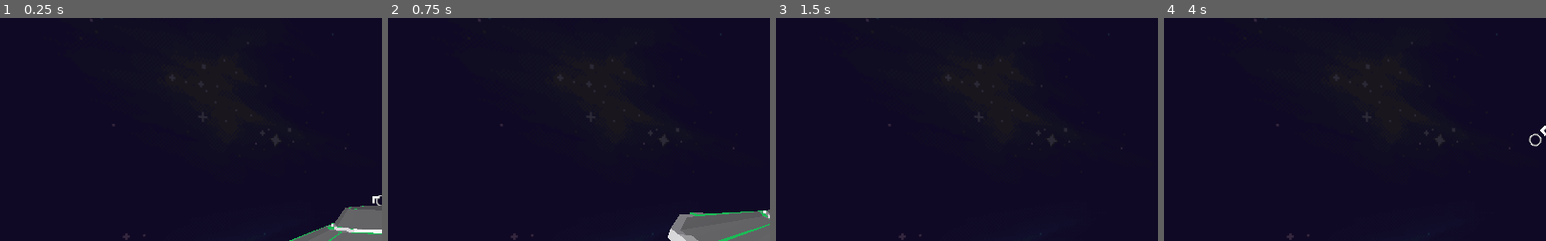
Above: before the commit, frames 1-4 (left to right).
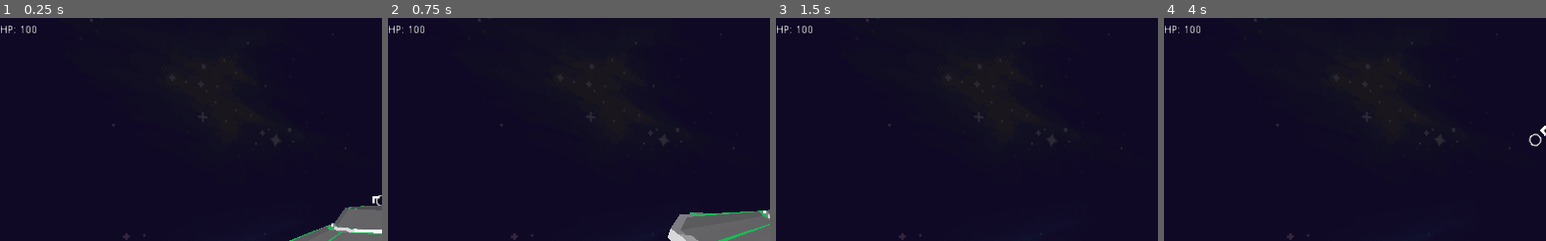
Above: after the commit, the same moments.

Repository: peterdawsonsw/SpaceShooter32bit
Game: Godot game, scene res://Main.tscn
Same seed, same stepped clock (60 frames per second), same inputs: the game is played once before the commit and once after it.
Inputs:
- Up to frame 1 (0.25 s): no input
- Up to frame 2 (0.75 s): tap Enter (ui_accept) at 0.5 s; hold Right (ui_right) from 0.53 s (still down)
- Up to frame 3 (1.5 s): tap Enter (ui_accept) at 0.77 s; release Right (ui_right) at 1.28 s; hold Down (ui_down) from 1.28 s (still down)
- Up to frame 4 (4 s): tap Enter (ui_accept) at 1.52, 3.02, 3.77 s; release Down (ui_down) at 2.03 s; hold Right (ui_right) 2.03-2.78 s; hold Up (ui_up) 2.78-3.53 s; hold Left (ui_left) from 3.53 s (still down)
The pictures show only the part of the screen within x 0-50%, y 12-62%; the shares and areas given below are measured in that part.

The runs differ from the first frame. In frame 1, 0.1% of the frame differs, in the area x 0-10%, y 3-7%; in frame 2, 0.1%; in frame 3, 0.1%; in frame 4, 0.1%.

Commit message:
Added a Health Widget

Diff:
--- a/Main.tscn
+++ b/Main.tscn
@@ -1,10 +1,11 @@
-[gd_scene load_steps=8 format=2]
+[gd_scene load_steps=9 format=2]
 
 [ext_resource path="res://Player/ufo.tscn" type="PackedScene" id=1]
 [ext_resource path="res://RichTextLabel.gd" type="Script" id=2]
 [ext_resource path="res://Blender Imports/3D Space Shooter Assets/environment.png" type="Texture" id=3]
 [ext_resource path="res://NPC/Spawner.gd" type="Script" id=4]
 [ext_resource path="res://Main.gd" type="Script" id=5]
+[ext_resource path="res://Health.gd" type="Script" id=6]
 
 [sub_resource type="PanoramaSky" id=1]
 panorama = ExtResource( 3 )
@@ -33,10 +34,16 @@
 [node name="ufo" parent="." instance=ExtResource( 1 )]
 transform = Transform( 5, 0, 0, 0, 5, 0, 0, 0, 5, 0, 0, 0 )
 
-[node name="RichTextLabel" type="RichTextLabel" parent="."]
+[node name="Score" type="RichTextLabel" parent="."]
 margin_right = 267.0
 margin_bottom = 76.0
 script = ExtResource( 2 )
+
+[node name="Health" type="RichTextLabel" parent="."]
+margin_top = 80.0
+margin_right = 267.0
+margin_bottom = 156.0
+script = ExtResource( 6 )
 
 [node name="Camera" type="Camera" parent="."]
 transform = Transform( 1, 0, 0, 0, 1, 0, 0, 0, 1, 0, 3.31536, 12.0192 )
